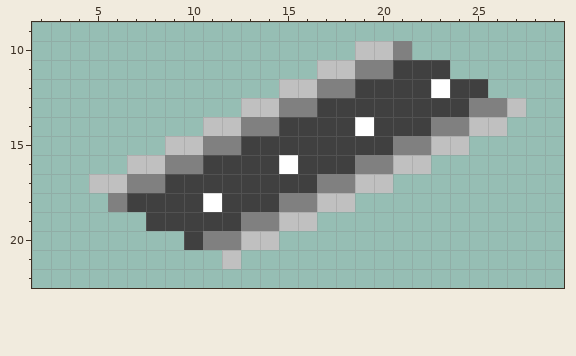
A pixel-art sprite gets an edit: assets/graphics/road_tiles/road_1.png. The picture above is the old version.
The file is 128x128 pixels, drawn in blocks of 4x4; one block is one cell here. Shown: x 2..29, y 9..22.
The same view after the edit:
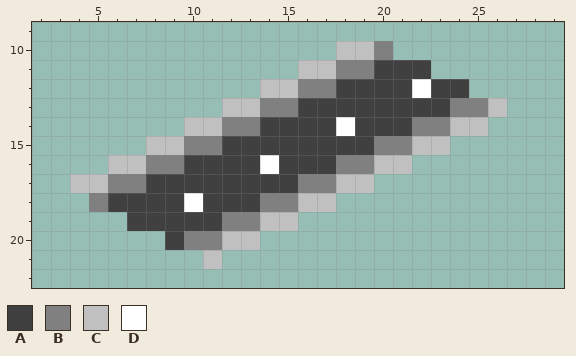
Palette (. is transparent): A #404040  B #808080  C #c0c0c0  D #ffffff
The commit says: Buildings can only be built on roads
The edit:
y 10: x 18 . -> C; x 20..21 CB -> B.
y 11: x 16 . -> C; x 18 C -> B; x 20 B -> A; x 23 A -> .
y 12: x 14 . -> C; x 16 C -> B; x 18 B -> A; x 22..23 AD -> DA; x 25 A -> .
y 13: x 12 . -> C; x 14 C -> B; x 16 B -> A; x 24 A -> B; x 26..27 BC -> C.
y 14: x 10 . -> C; x 12 C -> B; x 14 B -> A; x 18..19 AD -> DA; x 22 A -> B; x 24 B -> C; x 26 C -> .
y 15: x 8 . -> C; x 10 C -> B; x 12 B -> A; x 20 A -> B; x 22 B -> C; x 24 C -> .
y 16: x 6 . -> C; x 8 C -> B; x 10 B -> A; x 14..15 AD -> DA; x 18 A -> B; x 20 B -> C; x 22 C -> .
y 17: x 4 . -> C; x 6 C -> B; x 8 B -> A; x 16 A -> B; x 18 B -> C; x 20 C -> .
y 18: x 5..6 .B -> BA; x 10..11 AD -> DA; x 14 A -> B; x 16 B -> C; x 18 C -> .
y 19: x 7 . -> A; x 12 A -> B; x 14 B -> C; x 16 C -> .
y 20: x 9..10 .A -> AB; x 12 B -> C; x 14 C -> .
y 21: x 11..12 .C -> C.
